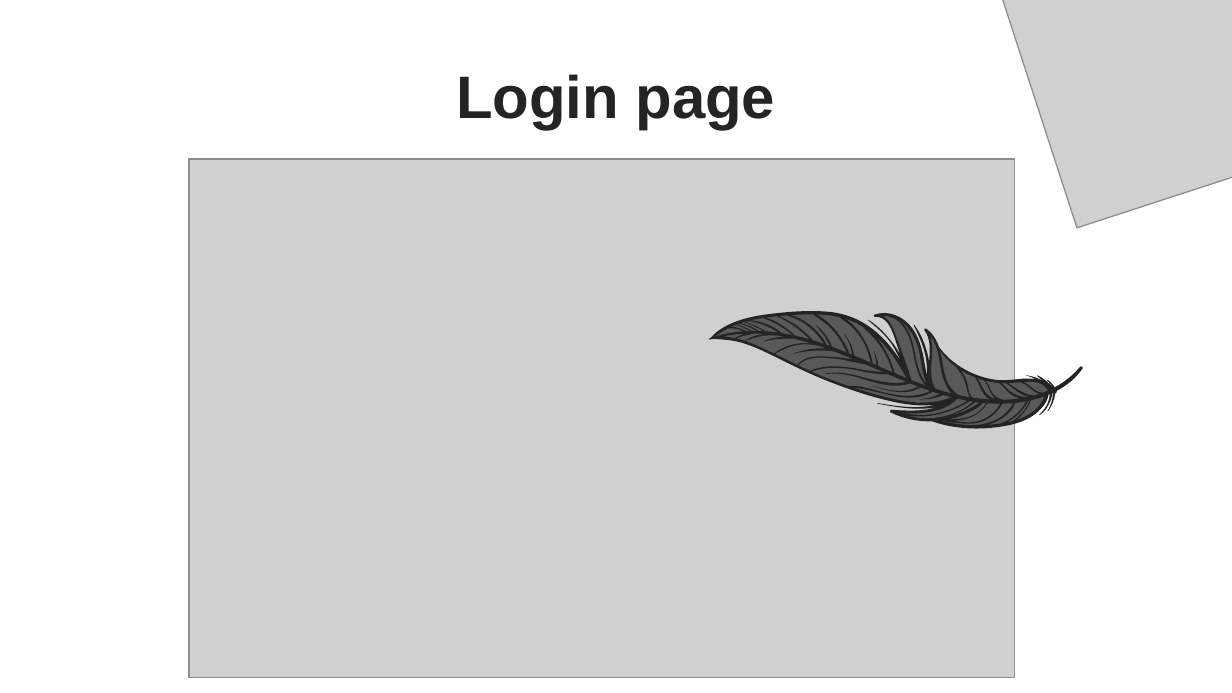
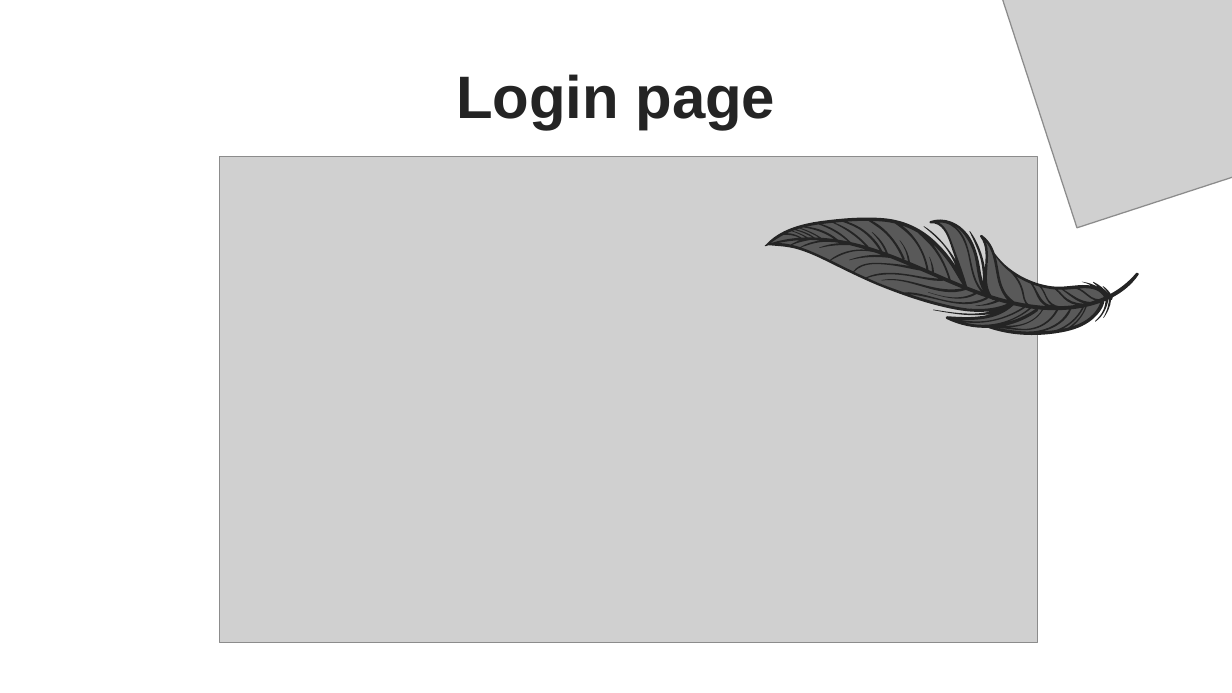
Before and after one commit to san-s/elibphp, a slide deck: slide 18 of WebSlide.pptx. Drawn at 1232x693 pixels with LibreOffice and Linux fonts; fonts in the diff are those of the drawing; grey boxes stand for pictures; background and template pictures are left out. Boxes give left, top, right and bottom in pixels: in the first picture for what was removed or moved away, otherwise in the second. Text is boxed around its words. In the diff, an @@ line names an element or a change of style, - is before the commit and + after.

Commit message:
Update

```diff
--- a/WebSlide.pptx
+++ b/WebSlide.pptx
@@ freeform shape: place and size @@
-freeform shape at [706,167,1091,549]
+freeform shape at [763,74,1148,455]
@@ freeform shape: place and size @@
-freeform shape at [713,194,1056,539]
+freeform shape at [769,100,1111,446]
@@ picture: place and size @@
-picture at [188,159,1014,678]
+picture at [219,156,1037,642]
```
Also in this commit, not shown: 4 other slides changed, 1 slide added, 1 slide removed.
